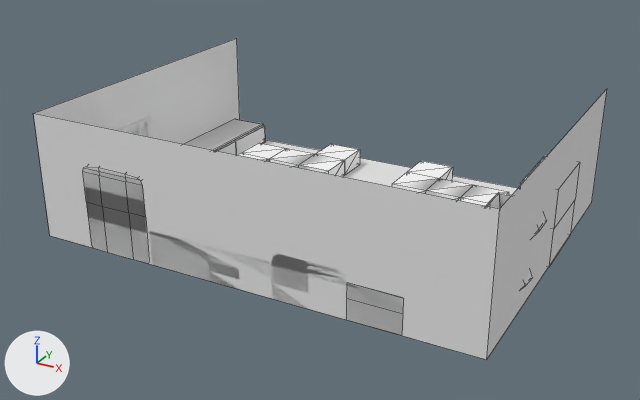
One commit to the FBX model Assets/Models/TudoParaPintarChaoEParede.fbx: the scene before it, then after it.
Rendered twice from a camera (50 mm lens) standing at (10.19, -18.85, 9.94) and looking at (0.02, -0.36, 0.7). Arrows for +X, +Y and +Z are at lower left; the lights stay in place. The older version comes first. Mesh edges are drawn as thin lines on the coarser meshes. Where no turn or scale is listed for an object, it has been applied to the vertices. Vertices at exactly the same position are counted once.

The scene before the commit, as lines of its bpy script (objects in view):
```python
me_cube_033 = bpy.data.meshes.new('Cube.033')
me_cube_033.from_pydata(...)  # 42 vertices, 40 faces; spans x 0.11..1.0, y -1.0..1.0, z -1.0..1.0
me_cube_033.materials.append(mat_prateira)  # white #e7e7e7
me_plane = bpy.data.meshes.new('Plane')
me_plane.from_pydata(...)  # 8 vertices, 3 faces; spans x -5.72..5.93, y -8.09..0.71, z 0.0..3.28
me_plane.materials.append(mat_chaoeparede)  # white #e7e7e7
# before: 0 (-5.72, -8.09, 0.0) at pixel (49, 235), 1 (5.93, -8.09, 0.0) at pixel (486, 359), 2 (-5.72, 0.71, 0.0), 3 (5.93, 0.71, 0.0) at pixel (591, 202), 4 (-5.72, -8.09, 3.28) at pixel (33, 113)
# before: 5 (5.93, -8.09, 3.28) at pixel (499, 208), 6 (-5.72, 0.71, 3.28) at pixel (236, 38), 7 (5.93, 0.71, 3.28) at pixel (607, 88)
me_scene = bpy.data.meshes.new('Scene')
me_scene.from_pydata(...)  # 136 vertices, 264 faces; spans x -0.5..7.5, y -4.5..1.5, z -0.25..0.25
me_scene.materials.append(mat_bancada)  # white #ffffff
ob_cube__24 = bpy.data.objects.new('Cube__24_', me_scene)
ob_cube__24.location = (-3.5, 2.52, 0.24)
ob_parede = bpy.data.objects.new('Parede', me_plane)
ob_parede.location = (-0.01, 3.84, -0.01)
ob_prateleira = bpy.data.objects.new('Prateleira', me_cube_033)
ob_prateleira.location = (4.94, 1.2, 0.99)
# also in view: 'MesaEsqierda' at (3.45, -3.5, 0.44); 'Geladeira' at (-3.41, -3.51, 1.15); 'Fogão' at (1.87, -3.5, 0.65); 'MesaCentro' at (-0.75, -3.46, 0.46); 'MesaDireita' at (-5.15, 0.89, 0.31)
```
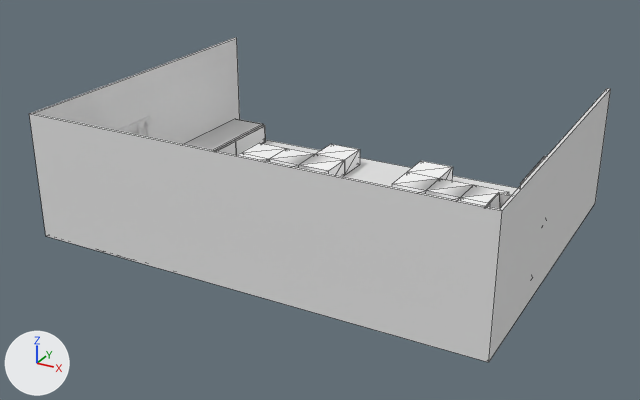
Commit message: Parede corrigida!!!!

Where the change shows, as pixel boxes (x1, y1, x2, y2) in the pictures (640 x 400 px):
```json
{"object": "Parede", "change": "reshaped", "before": [33, 38, 607, 360], "after": [29, 38, 611, 362]}
{"part": 1, "of": "me_plane", "change": "added", "after": [29, 38, 611, 362]}
{"object": "MesaCentro", "change": "unchanged, covered by the edit", "before": [150, 231, 271, 298]}
{"object": "Geladeira", "change": "unchanged, covered by the edit", "before": [83, 167, 149, 264]}
{"object": "Fogão", "change": "unchanged, covered by the edit", "before": [271, 254, 347, 319]}
{"object": "Prateleira", "change": "unchanged, covered by the edit", "before": [520, 156, 580, 267], "after": [520, 156, 546, 186]}
```

The change, as JSON lines over the scene's bpy script:
```json
{"block": "me_plane", "where": "# used by ob_parede; location = (-0.01, 3.84, -0.01)"}
{"block": "me_plane", "where": "# verts and faces of me_plane; kept vertices keep their numbers, new ones are numbered from 8"}
{"op": "remove", "block": "me_plane", "code": "me_plane.from_pydata(...)  # 8 vertices, 3 faces; spans x -5.72..5.93, y -8.09..0.71, z 0.0..3.28"}
{"op": "add", "block": "me_plane", "code": "me_plane.from_pydata(...)  # 16 vertices, 14 faces; spans x -5.82..6.03, y -8.16..0.71, z 0.0..3.28"}
{"block": "me_plane", "change": "me_plane part 1"}
{"op": "add", "block": "me_plane", "code": "verts[8] = (-5.79, -8.16, 0.0)  # pixel (45, 236)"}
{"op": "add", "block": "me_plane", "code": "verts[9] = (6.0, -8.16, 0.0)  # pixel (488, 362)"}
{"op": "add", "block": "me_plane", "code": "verts[10] = (-5.82, 0.71, 0.0)"}
{"op": "add", "block": "me_plane", "code": "verts[11] = (6.03, 0.71, 0.0)  # pixel (595, 203)"}
{"op": "add", "block": "me_plane", "code": "for new, old in zip([*range(12, 16)], [*range(8, 12)]): verts[new] = verts[old] + (0.0, 0.0, 3.28)"}
{"op": "add", "block": "me_plane", "code": "faces += [(9, 11, 15, 13), (8, 9, 13, 12), (8, 12, 14, 10), (1, 3, 11, 9), (5, 13, 15, 7), (3, 7, 15, 11)]"}
{"op": "add", "block": "me_plane", "code": "faces += [(0, 1, 9, 8), (4, 12, 13, 5), (0, 8, 10, 2), (2, 10, 14, 6), (4, 6, 14, 12)]"}
```
